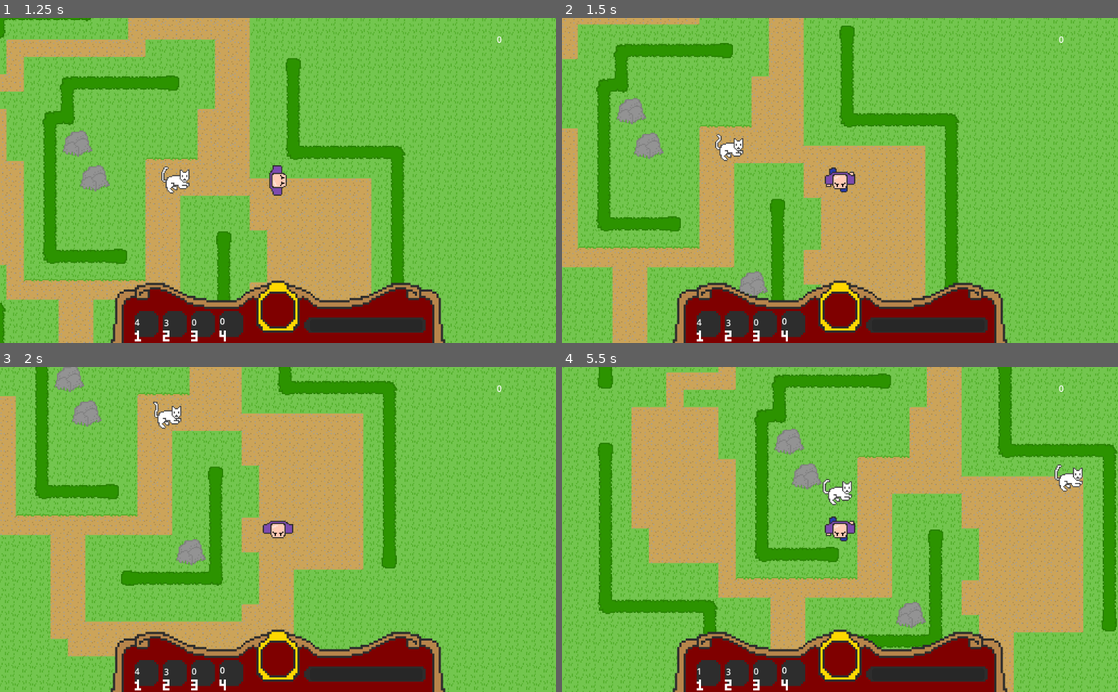
Above: before the commit, frames 1-4 (two rows, left to right).
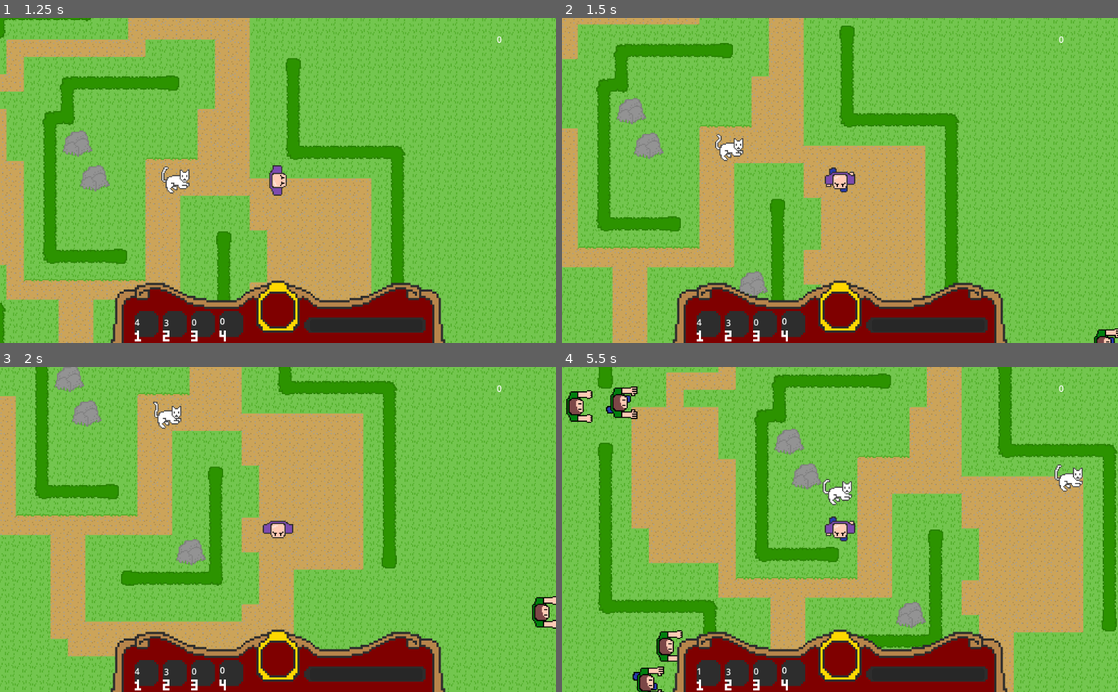
Above: after the commit, the same moments.

Repository: JessicaCC-gd/GGJ2024-2_4_1
Game: Godot game, scene res://level.tscn
Two runs of this game, one before a commit and one after it. Both use one fixed random seed, a clock stepped at 60 frames per second and the inputs below.
Inputs:
- Up to frame 1 (1.25 s): tap Enter at 0.5 s; hold Right (move_right) from 0.53 s (still down); tap 1 (action_1) at 0.6 s
- Up to frame 2 (1.5 s): release Right (move_right) at 1.28 s; hold Down (move_down) from 1.28 s (still down); tap 2 (action_2) at 1.35 s
- Up to frame 3 (2 s): keep holding Down (move_down)
- Up to frame 4 (5.5 s): release Down (move_down) at 2.03 s; hold Right (move_right) 2.03-2.78 s; tap 1 (action_1) at 2.1, 3.6, 5.1 s; hold Up (move_up) 2.78-3.53 s; tap 2 (action_2) at 2.85, 4.35 s; hold Left (move_left) 3.53-5.03 s; hold Down (move_down) from 5.03 s (still down)

Frame 1 is identical in both runs. In frame 2, 0.2% of the frame differs, in the area x 95-100%, y 95-100%; in frame 3, 0.3%; in frame 4, 1.4%, in the area x 0-22%, y 5-100%.
Error before the commit: Parse Error: Could not preload resource file "res://enemy.tscn". (res://level.gd:7)

Commit message:
minor area fixes

Diff:
--- a/enemy.gd
+++ b/enemy.gd
@@ -55,10 +55,12 @@
 	get_node("../Player").laughter_meter += 1
 
 func _on_area_2d_body_entered(body):
+	if $"../cat":
+		print(str($"../cat".position))
 	if body.name == "Player" :
 		damage_player()
 		damage_timer.start()
 
 func _on_area_2d_body_exited(body):
-	if body== $"../Player":
+	if body.name == "Player" :
 		damage_timer.stop()
--- a/enemy.tscn
+++ b/enemy.tscn
@@ -57,17 +57,17 @@
 }]
 
 [sub_resource type="CircleShape2D" id="CircleShape2D_pe2hc"]
-radius = 16.0
+radius = 41.0122
+
+[sub_resource type="CapsuleShape2D" id="CapsuleShape2D_cla8n"]
+height = 28.0
 
 [node name="enemy" type="CharacterBody2D"]
-collision_layer = 2
-collision_mask = 7
 script = ExtResource("1_r2d8k")
 
 [node name="AnimatedSprite2D" type="AnimatedSprite2D" parent="."]
 sprite_frames = SubResource("SpriteFrames_3l6sg")
 animation = &"walk"
-
 
 [node name="Area2D" type="Area2D" parent="."]
 collision_layer = 7
@@ -75,7 +75,6 @@
 
 [node name="CollisionShape2D" type="CollisionShape2D" parent="Area2D"]
 z_index = -1
-
 shape = SubResource("CircleShape2D_pe2hc")
 
 [node name="RayCast2D" type="RayCast2D" parent="."]
--- a/level.gd
+++ b/level.gd
@@ -8,6 +8,7 @@
 var rng = RandomNumberGenerator.new()
 
 @onready var player = $TileMap/Player
+
 
 func _ready():
 	enemy_spawn_timer = Timer.new()
